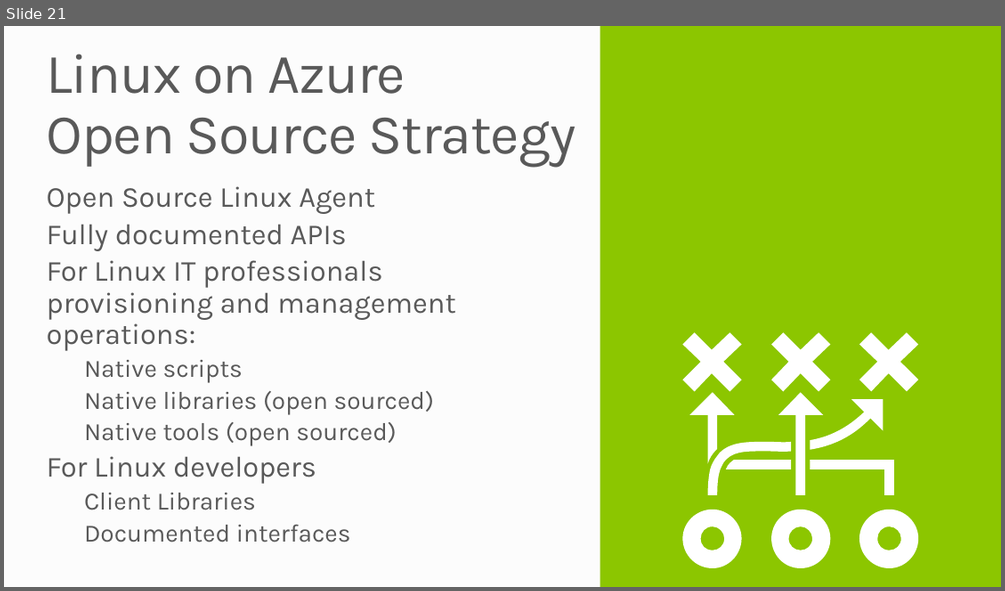
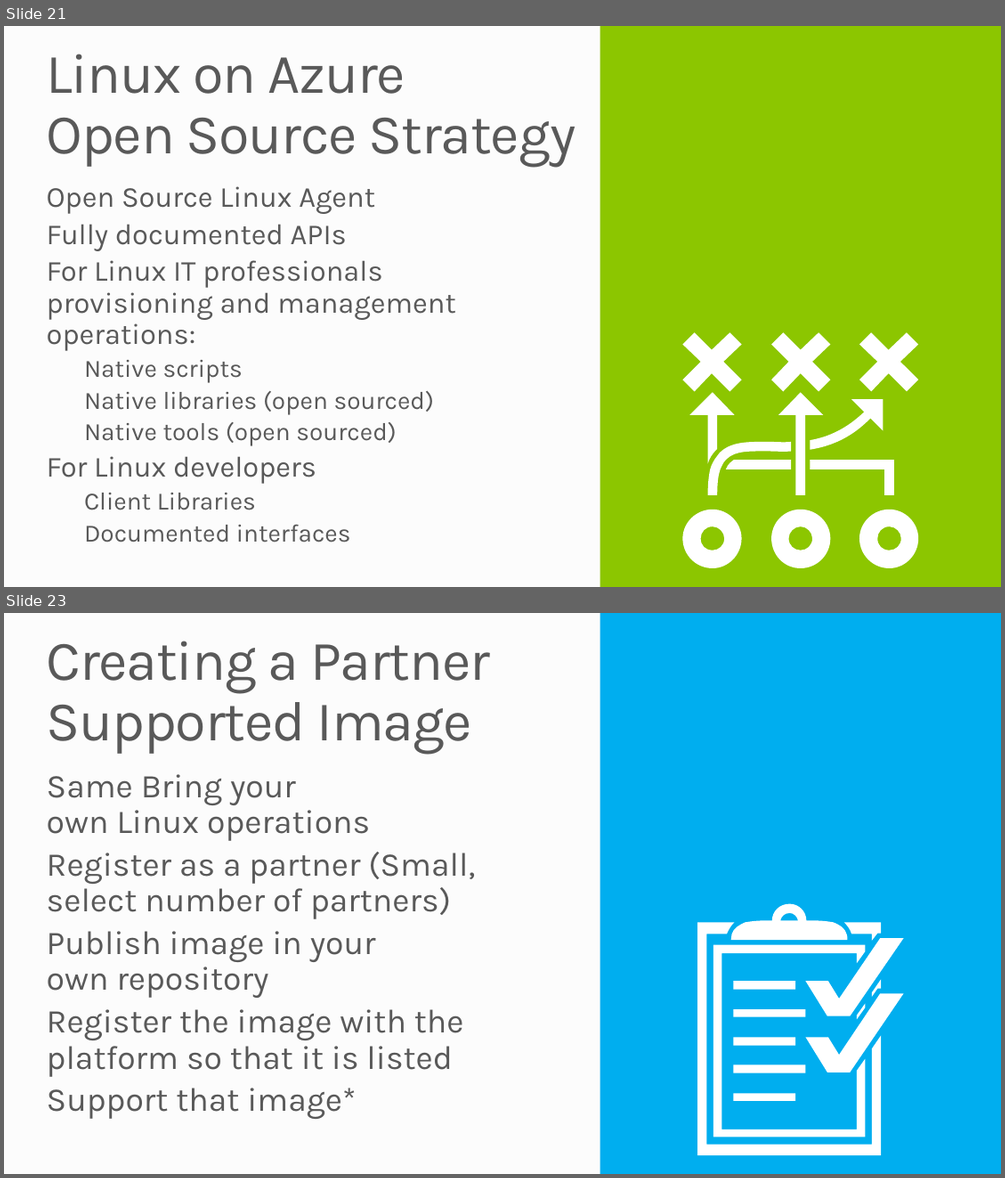
Before and after one commit to mwasham/WATK-Presentations, a slide deck: LinuxVirtualMachines/LinuxVirtualMachines.pptx. Shown one above the other, each under a label of ours: slide 21 before the commit, slides 21 and 23 after it; the slides between them are not shown. The pictures are 1005x591 and 1005x1178 pixels, drawn with LibreOffice and Linux fonts; fonts in the diff are those of the drawing; background and template pictures are left out. Boxes give left, top, right and bottom in pixels: in the first picture for what was removed or moved away, otherwise in the second. Text is boxed around its words. In the diff, an @@ line names an element or a change of style, - is before the commit and + after.

Commit message:
updated linux ppt

```diff
--- a/LinuxVirtualMachines/LinuxVirtualMachines.pptx
+++ b/LinuxVirtualMachines/LinuxVirtualMachines.pptx
@@ slide 23 added at <box>4,613,1001,1174</box>, background #FCFCFC @@
@@ rectangle added at <box>600,613,1001,1174</box>, fill #00AEEF @@
@@ title added at <box>47,641,490,755</box>, 54 pt, text #595959 @@
+Creating a Partner
+Supported Image
@@ text added at <box>47,774,475,1119</box>, 32 pt, text #595959 @@
+Same Bring your
+own Linux operations
+Register as a partner (Small, select number of partners)
+Publish image in your
+own repository
+Register the image with the platform so that it is listed
+Support that image*
@@ freeform shape added at <box>697,904,904,1155</box>, fill #FFFFFF @@
```
Also in this commit, not shown: 3 slides changed, 6 other slides added.
